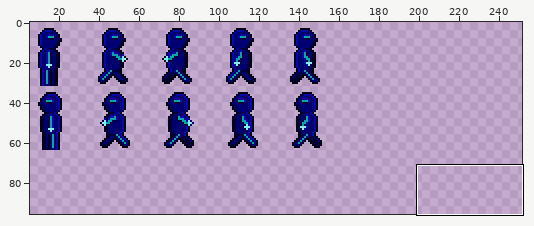
A sprite sheet gets an edit: Data/pimg/hero.png. The first picture is a wide view before the edit; the outline marks the close-up.
Close-up. Before the commit:
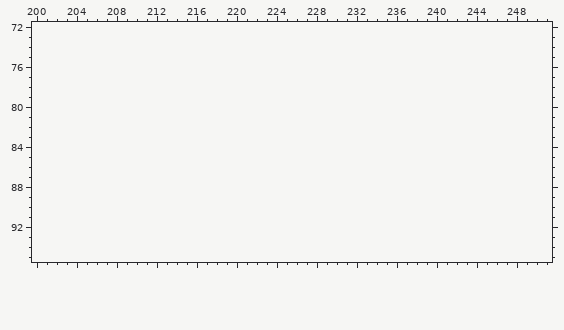
The file is 256x64 pixels. Shown: x 200..251, y 72..95. The old version is drawn lined up with the new one, on the new canvas. The wide view leaves out empty margins. The commit also changed other parts of the picture, which this record leaves out.
Once edited:
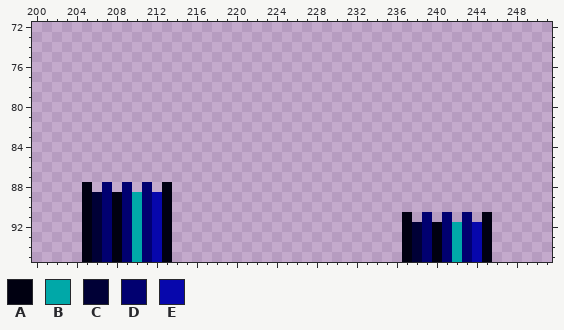
Palette (. is transparent): A #000011  B #00a8a8  C #000036  D #010070  E #0707ac
Difference:
{"change": "canvas 256x64 -> 256x96"}
{"y":88,"x":205,"old":".","new":"A"}
{"y":88,"x":207,"old":".","new":"D"}
{"y":88,"x":209,"old":".","new":"D"}
{"y":88,"x":211,"old":".","new":"D"}
{"y":88,"x":213,"old":".","new":"A"}
{"y":89,"x":205,"old":".........","new":"ACDADBDEA"}
{"y":90,"x":205,"old":".........","new":"ACDADBDEA"}
{"y":91,"x":205,"old":".........","new":"ACDADBDEA"}
{"y":91,"x":237,"old":".","new":"A"}
{"y":91,"x":239,"old":".","new":"D"}
{"y":91,"x":241,"old":".","new":"D"}
{"y":91,"x":243,"old":".","new":"D"}
{"y":91,"x":245,"old":".","new":"A"}
{"y":92,"x":205,"old":".........","new":"ACDADBDEA"}
{"y":92,"x":237,"old":".........","new":"ACDADBDEA"}
{"y":93,"x":205,"old":".........","new":"ACDADBDEA"}
{"y":93,"x":237,"old":".........","new":"ACDADBDEA"}
{"y":94,"x":205,"old":".........","new":"ACDADBDEA"}
{"y":94,"x":237,"old":".........","new":"ACDADBDEA"}
{"y":95,"x":205,"old":".........","new":"ACDADBDEA"}
{"y":95,"x":237,"old":".........","new":"ACDADBDEA"}
{"label":"added","picture_box":[82,182,172,262]}
{"label":"added","picture_box":[402,212,492,262]}
